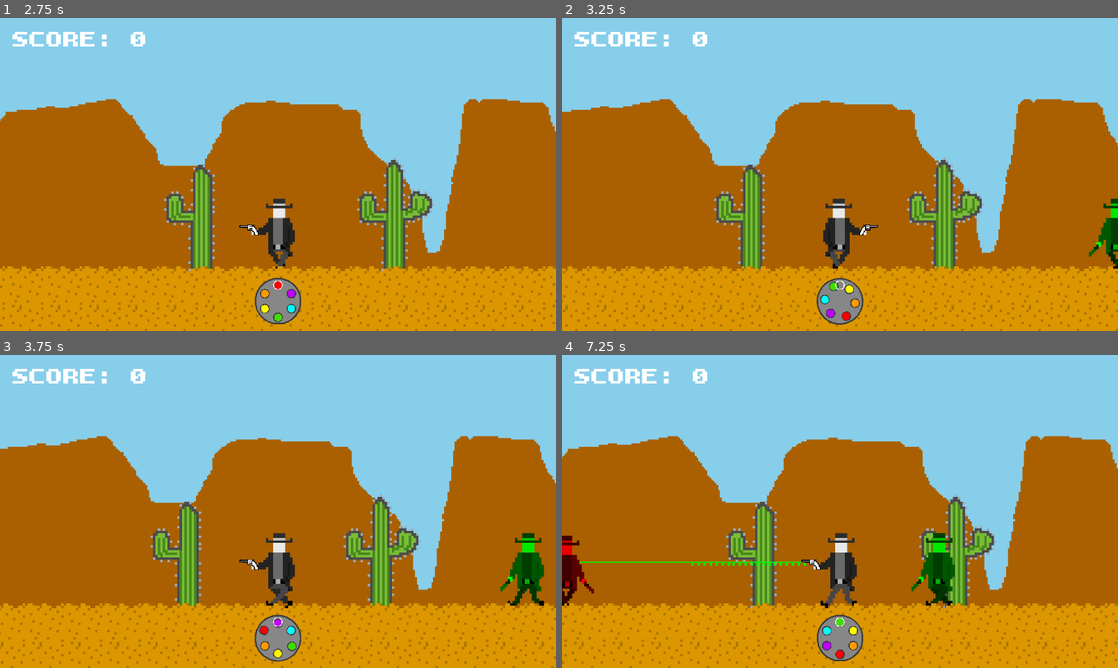
Above: before the commit, frames 1-4 (two rows, left to right).
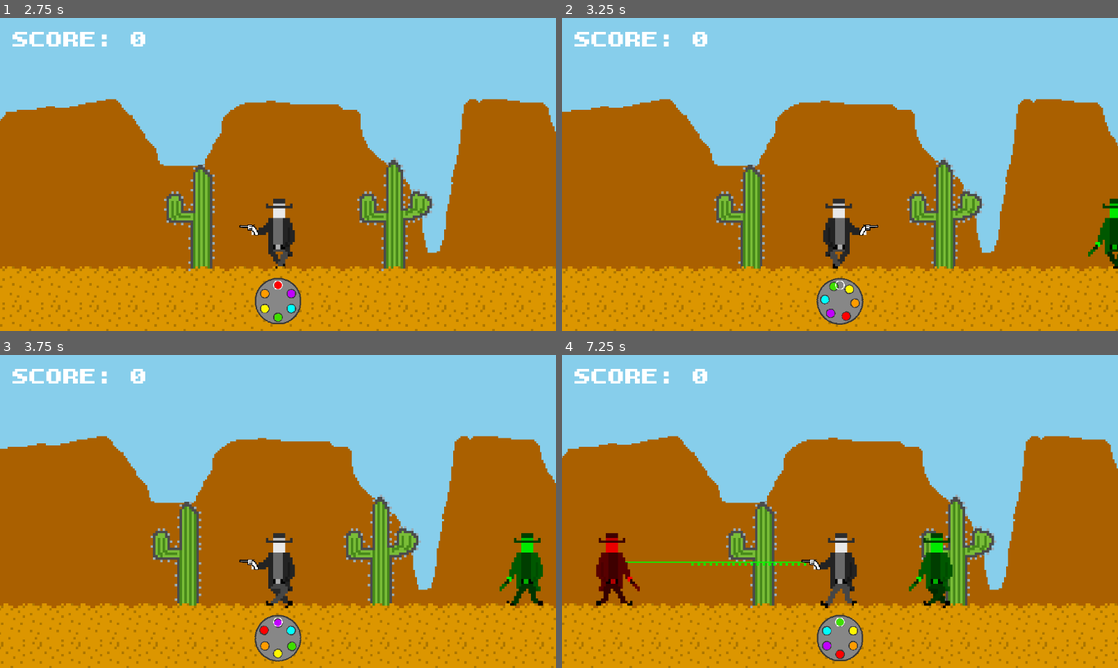
Above: after the commit, the same moments.

Repository: kedrickfudala/One-Button-Game-Jam
Game: Godot game, scene res://src/levels/world.tscn
The game is run twice, just before and just after one commit, with the same random seed, the same clock (stepped at 60 frames per second) and the same inputs.
Inputs (mouse positions are in pixels of both pictures, inside the frame that each line leads up to):
- Up to frame 1 (2.75 s): click "new game" at 0.5 s; tap Enter (ui_accept) at 1.25, 2.1, 2.27, 2.57 s; move the mouse to (400, 158) at 1.27 s; hold Enter (ui_accept) 1.28-2.03 s; move the mouse to (166, 190) at 2.02 s
- Up to frame 2 (3.25 s): move the mouse to (895, 105) at 2.77 s; hold Enter (ui_accept) from 2.78 s (still down)
- Up to frame 3 (3.75 s): move the mouse to (250, 574) at 3.52 s; release Enter (ui_accept) at 3.53 s; tap Enter (ui_accept) at 3.6 s
- Up to frame 4 (7.25 s): tap Enter (ui_accept) at 3.77, 4.07, 5.1, 5.27, 5.57, 6.6, 6.77, 7.07 s; move the mouse to (1006, 558) at 4.27 s; hold Enter (ui_accept) 4.28-5.03 s; move the mouse to (673, 464) at 5.02 s; move the mouse to (867, 511) at 5.77 s; hold Enter (ui_accept) 5.78-6.53 s; move the mouse to (756, 433) at 6.52 s

Frame 1 is identical in both runs. In frame 2, 0.1% of the frame differs, in the area x 94-100%, y 57-80%; in frame 3, 0.2%; in frame 4, 2.0%, in the area x 0-71%, y 56-81%.

Commit message:
added difficulty variables

Diff:
--- a/src/enemy.gd
+++ b/src/enemy.gd
@@ -10,7 +10,7 @@
 @onready var animate : int = 1
 @onready var flip : int = 1
 @onready var flip_enemy : int = 0
-@onready var speed : int = 20
+@onready var speed : float
 
 @onready var stab : bool = false
 
--- a/src/enemy_spawner.gd
+++ b/src/enemy_spawner.gd
@@ -4,15 +4,17 @@
 @onready var enemy : PackedScene = preload("res://src/enemy.tscn")
 @onready var player : Object = get_parent()
 @onready var world : Object = player.get_parent()
+@onready var enemy_speed : float = 20.0
 
 func _ready():
 	pass
 
-func spawn_enemy(facing_direction : int):
+func spawn_enemy(facing_direction : int, speed_bonus : float):
 	var enemy_inst = enemy.instantiate()
 	var rng = RandomNumberGenerator.new()
 	var random_color = snapped(rng.randf_range(0, 5), 1)
 	enemy_inst.global_position = self.global_position
+	enemy_inst.speed = min(self.enemy_speed + speed_bonus, 25.0)
 	enemy_inst.color_slot = random_color
 	get_parent().get_parent().add_child(enemy_inst)
 	enemy_inst.facing_direction = facing_direction
--- a/src/player.gd
+++ b/src/player.gd
@@ -23,7 +23,6 @@
 @onready var chamber_slot : float = 0.0
 @onready var chamber_spin : float = 0.0
 
-@onready var hearts : int = 3
 @onready var facing_direction : int = 1
 @onready var current_direction : int = 1
 @onready var alive : int = 1
@@ -32,11 +31,17 @@
 @onready var base_score : int = 100
 @onready var score : int = 0
 @onready var combo : int = 1
+@onready var enemy_spawn_count : float = 0.0
+
+@onready var init_spawn_rate : float = 3.5 #the amount of time it takes for enemies to spawn at the start of the game
+@onready var spawn_rate_increase : float = 0.075 #the increase in spawn rate per enemy spawned
+@onready var min_spawn_time : float = 1.0 #the minimum amount of time it takes for an enemy to spawn
+@onready var enemy_speed_rate : float = 5 #the increase in enemy speed. higher numbers means it takes longer to ramp up in speed
 
 func _ready():
 	input_timer.wait_time = 0.1
 	input_timer.one_shot = true
-	enemy_spawn_timer.wait_time = 4
+	enemy_spawn_timer.wait_time = init_spawn_rate
 	enemy_spawn_timer.one_shot = true
 	draw_timer.wait_time = 0.1
 	draw_timer.one_shot = true
@@ -96,7 +101,7 @@
 		else:
 			combo = 0
 		particles.emitting = false
-	if combo % 25 == 0:
+	if combo % 20 == 0:
 		base_score += 50
 
 func take_input():
@@ -139,12 +144,13 @@
 	if enemy_spawn_timer.is_stopped():
 		var rng = RandomNumberGenerator.new()
 		var random_number = snapped(rng.randf_range(0, 1), 1)
+		enemy_spawn_count += 1
 		if random_number == 0:
-			enemy_spawner1.spawn_enemy(1)
+			enemy_spawner1.spawn_enemy(1, enemy_spawn_count / enemy_speed_rate)
 		else:
-			enemy_spawner2.spawn_enemy(-1)
-		if enemy_spawn_timer.wait_time > 2:
-			enemy_spawn_timer.wait_time -= 0.05
+			enemy_spawner2.spawn_enemy(-1, enemy_spawn_count / enemy_speed_rate)
+		if enemy_spawn_timer.wait_time > min_spawn_time:
+			enemy_spawn_timer.wait_time -= spawn_rate_increase
 			print(enemy_spawn_timer.wait_time)
 		enemy_spawn_timer.start()
 
